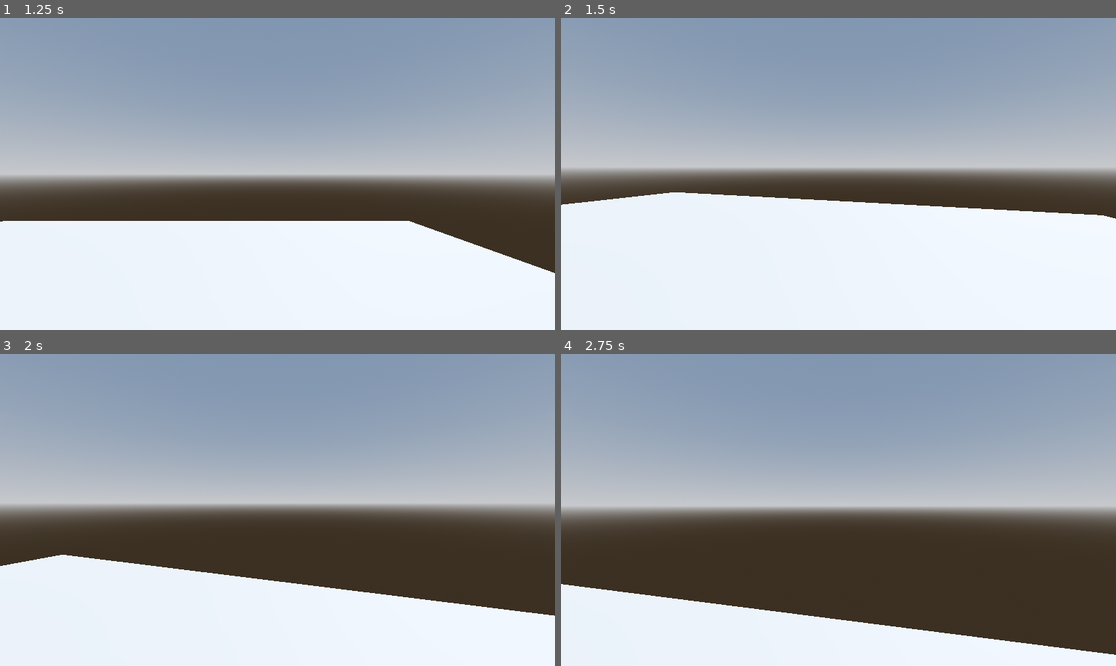
Above: before the commit, frames 1-4 (two rows, left to right).
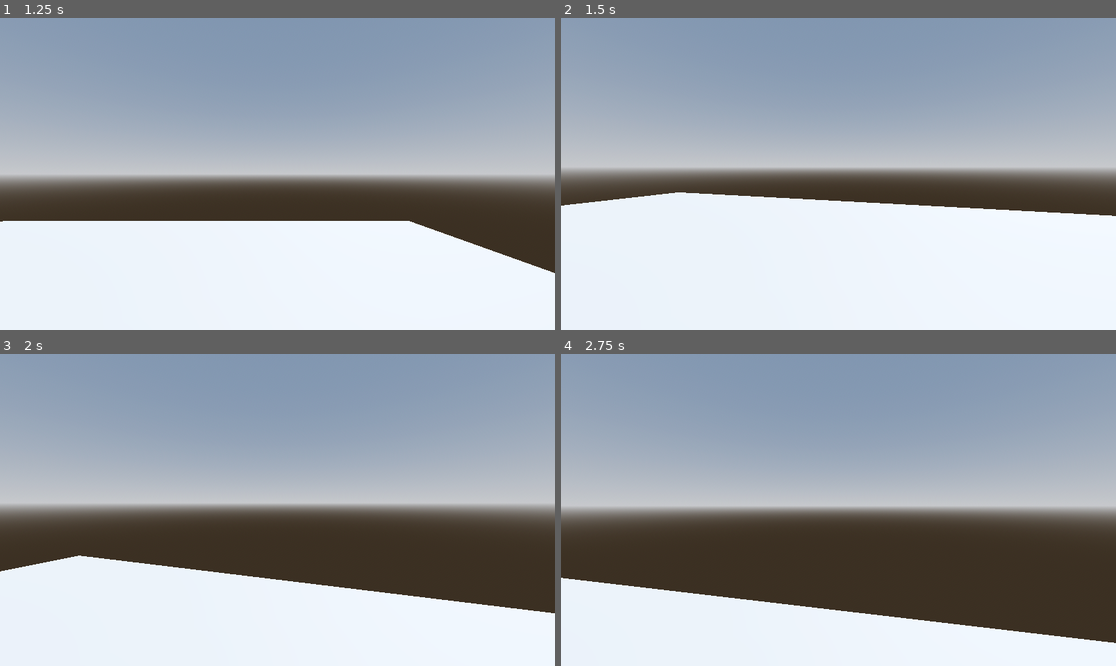
Above: after the commit, the same moments.

Repository: userNotAvalible/Test-rep
Game: Godot game, scene res://node_3d.tscn
Two runs of this game, one before a commit and one after it. Both use one fixed random seed, a clock stepped at 60 frames per second and the inputs below. The project has no main scene, so this scene is started directly.
Inputs (mouse positions are in pixels of both pictures, inside the frame that each line leads up to):
- Up to frame 1 (1.25 s): tap Enter (ui_accept) at 0.5, 0.77 s; move the mouse to (399, 158) at 0.52 s; hold D (right) from 0.53 s (still down); click (399, 158) at 0.67 s
- Up to frame 2 (1.5 s): move the mouse to (810, 174) at 1.27 s; release D (right) at 1.28 s; hold W (forward) from 1.28 s (still down)
- Up to frame 3 (2 s): keep holding W (forward); tap Enter (ui_accept) at 1.52 s
- Up to frame 4 (2.75 s): keep holding W (forward); move the mouse to (849, 503) at 2.02 s

Frame 1 is identical in both runs. In frame 2, less than 0.1% of the frame differs, in the area x 0-100%, y 55-65%; in frame 3, 0.7%; in frame 4, 2.9%, in the area x 0-100%, y 71-97%.

Commit message:
Da real cock controller

Diff:
--- a/Player.gd
+++ b/Player.gd
@@ -33,7 +33,7 @@
 	# Get the input direction and handle the movement/deceleration.
 	# As good practice, you should replace UI actions with custom gameplay actions.
 	var input_dir = Input.get_vector("left", "right", "forward", "back")
-	var direction = (transform.basis * Vector3(input_dir.x, 0, input_dir.y)).normalized()
+	var direction = (pivot.transform.basis * Vector3(input_dir.x, 0, input_dir.y)).normalized()
 	if direction:
 		velocity.x = direction.x * SPEED
 		velocity.z = direction.z * SPEED
--- a/node_3d.tscn
+++ b/node_3d.tscn
@@ -26,6 +26,8 @@
 [sub_resource type="ConvexPolygonShape3D" id="ConvexPolygonShape3D_k0qp7"]
 points = PackedVector3Array(-0.125207, -0.532801, -0.480507, 0.0227831, 0.47607, 0.498884, 0.169713, 0.559144, 0.464172 …(924 unchanged characters)…
 
+[sub_resource type="SphereMesh" id="SphereMesh_8ab7w"]
+
 [node name="Node3D" type="Node3D"]
 
 [node name="WorldEnvironment" type="WorldEnvironment" parent="."]
@@ -47,7 +49,7 @@
 transform = Transform3D(1, 0, 0, 0, 1, 0, 0, 0, 1, 0, 1, 0)
 script = ExtResource("1_2jjjh")
 
-[node name="MeshInstance3D" type="MeshInstance3D" parent="CharacterBody3D"]
+[node name="DaShaft" type="MeshInstance3D" parent="CharacterBody3D"]
 mesh = SubResource("CapsuleMesh_vu6hu")
 
 [node name="CollisionShape3D" type="CollisionShape3D" parent="CharacterBody3D"]
@@ -57,3 +59,13 @@
 transform = Transform3D(1, 0, 0, 0, 1, 0, 0, 0, 1, 0, 0.61859, 0)
 
 [node name="Camera3D" type="Camera3D" parent="CharacterBody3D/Pivot"]
+
+[node name="DaBall" type="MeshInstance3D" parent="CharacterBody3D"]
+transform = Transform3D(1, 0, 0, 0, 1, 0, 0, 0, 1, 0.679634, -0.624219, 0)
+mesh = SubResource("SphereMesh_8ab7w")
+skeleton = NodePath("../DaBall2")
+
+[node name="DaBall2" type="MeshInstance3D" parent="CharacterBody3D"]
+transform = Transform3D(1, 0, 0, 0, 1, 0, 0, 0, 1, -0.57149, -0.683163, 0)
+mesh = SubResource("SphereMesh_8ab7w")
+skeleton = NodePath("../..")
Not shown: 1 places in node_3d.tscn that only renumber resources
